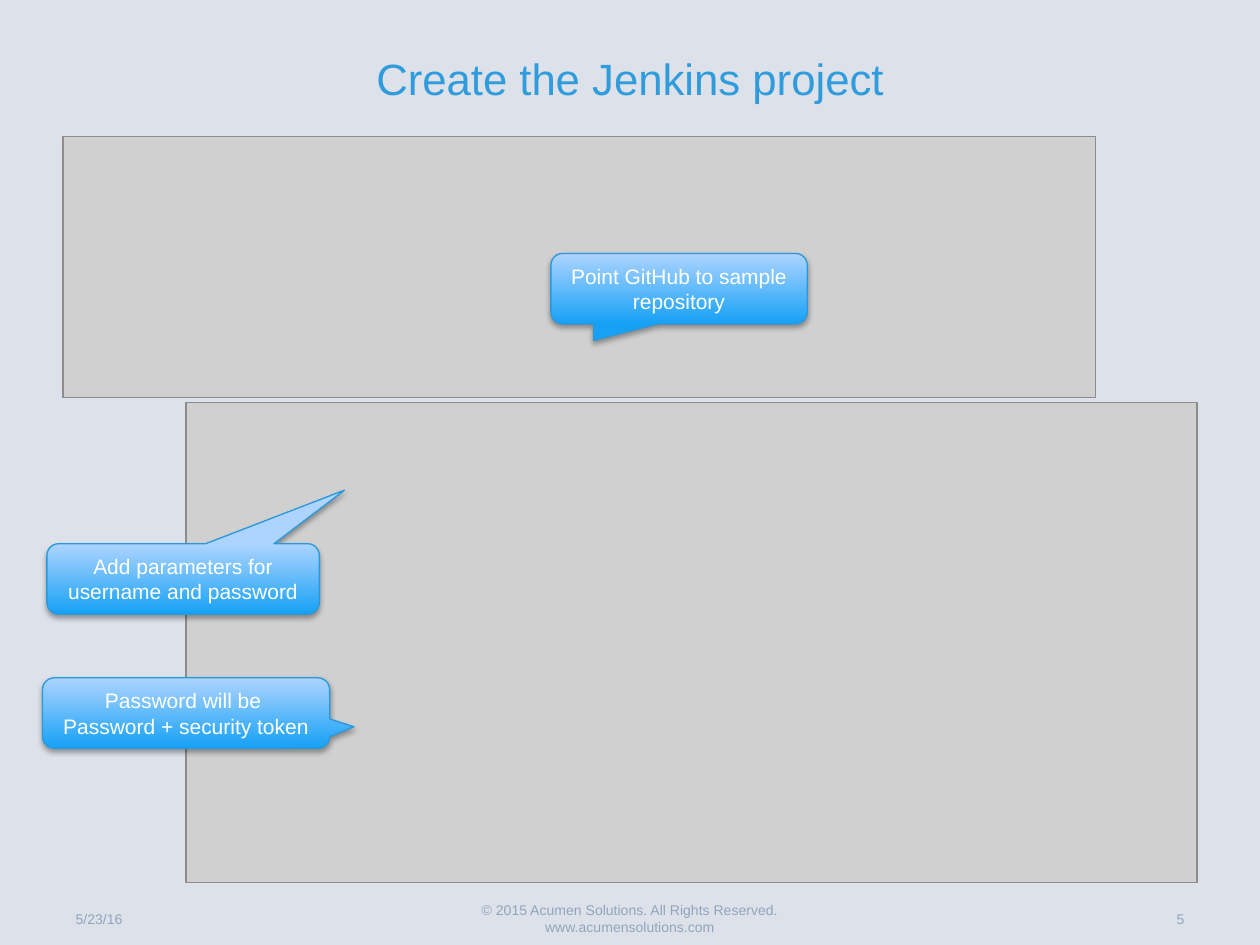
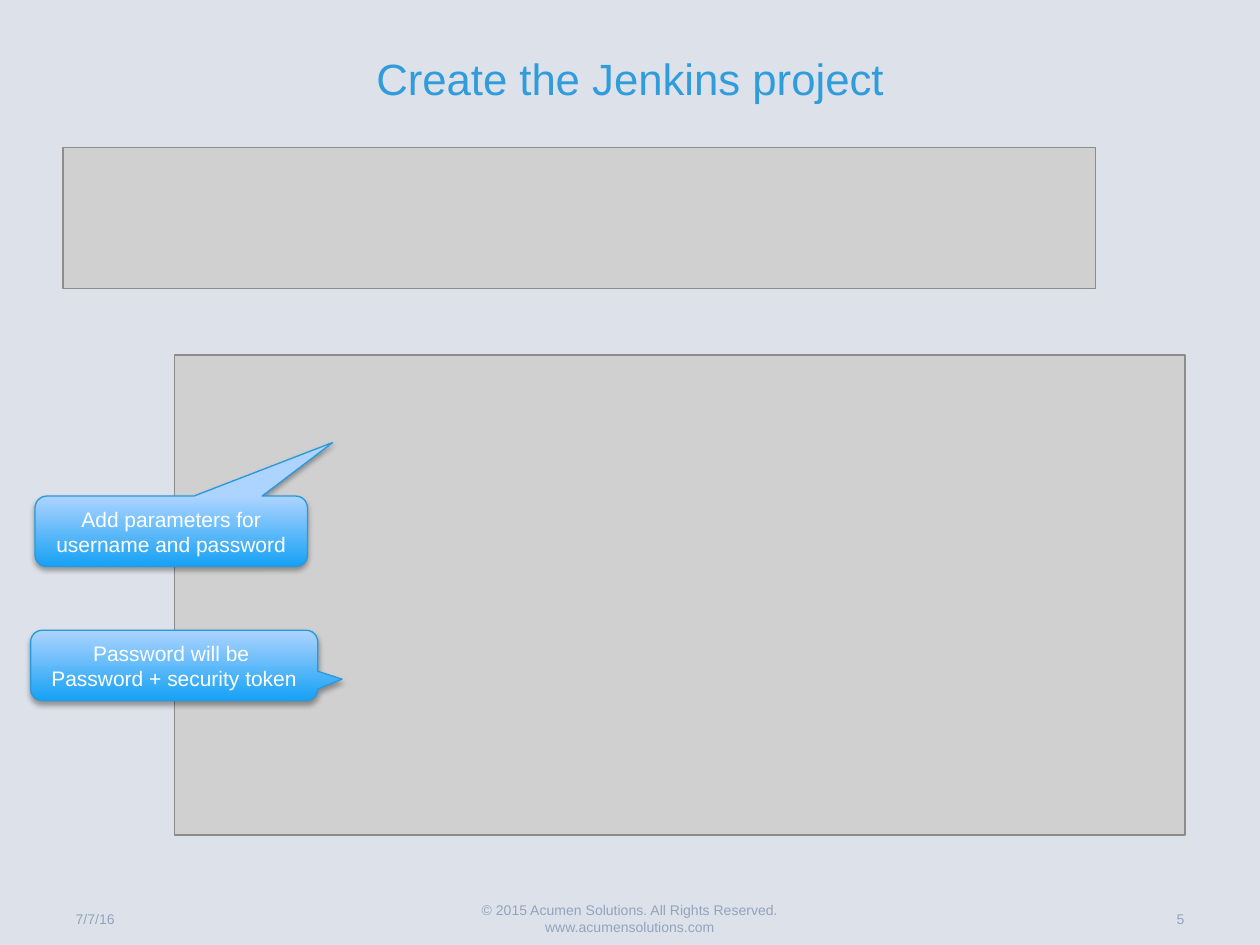
Before and after one commit to gary-hamilton/SalesforceDeploymentSample, a slide deck: slide 5 of JenkinsCIExample.pptx. Drawn at 1260x945 pixels with LibreOffice and Linux fonts; fonts in the diff are those of the drawing; grey boxes stand for pictures. Boxes give left, top, right and bottom in pixels: in the first picture for what was removed or moved away, otherwise in the second. Text is boxed around its words. In the diff, an @@ line names an element or a change of style, - is before the commit and + after.

```diff
--- a/JenkinsCIExample.pptx
+++ b/JenkinsCIExample.pptx
@@ picture: place and size @@
-picture at [63, 136, 1096, 398]
+picture at [63, 147, 1096, 289]
@@ rounded speech box removed at [551, 253, 806, 324] @@
-Point GitHub to sample repository
@@ picture: place and size @@
-picture at [186, 403, 1197, 883]
+picture at [174, 355, 1184, 835]
@@ rounded speech box "Add parameters for username and ...": place and size @@
-rounded speech box "Add parameters for username and ..." at [47, 544, 319, 615]
+rounded speech box "Add parameters for username and ..." at [35, 496, 307, 567]
@@ rounded speech box "Password will be": place and size @@
-rounded speech box "Password will be" at [43, 678, 330, 748]
+rounded speech box "Password will be" at [30, 630, 318, 701]
@@ text at [76, 914, 115, 924]: text changed @@
-5/23/16
+7/7/16
```
Also in this commit, not shown: 6 other slides changed, 1 slide added.
